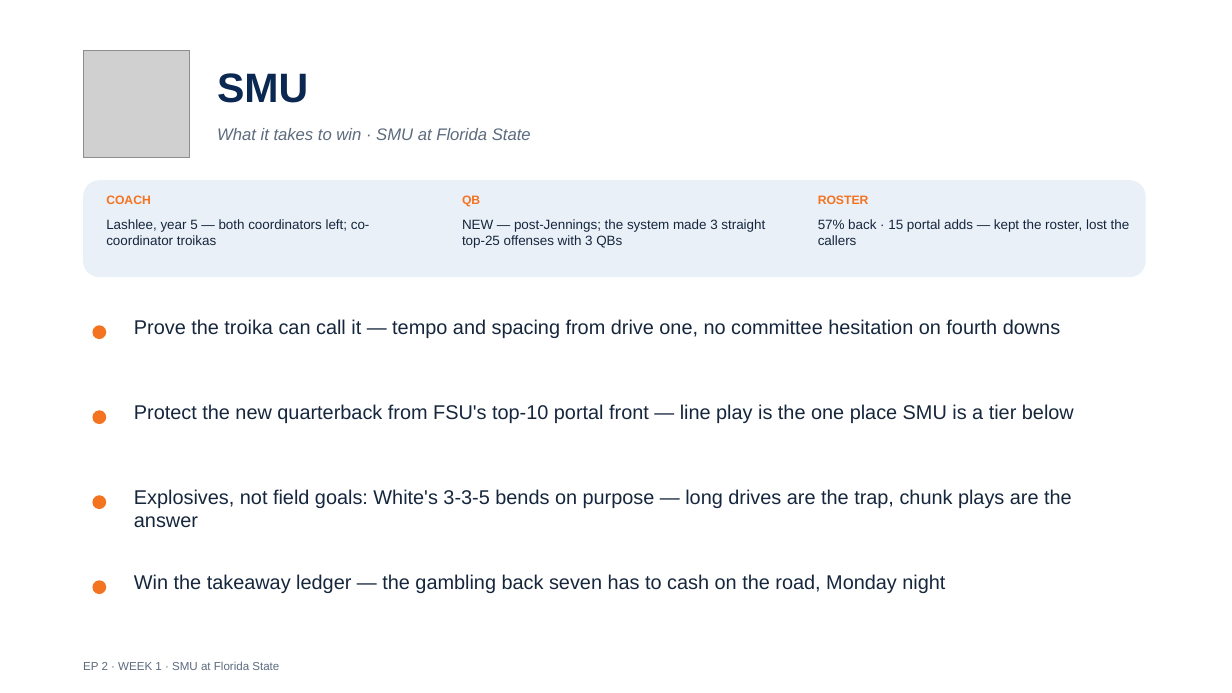
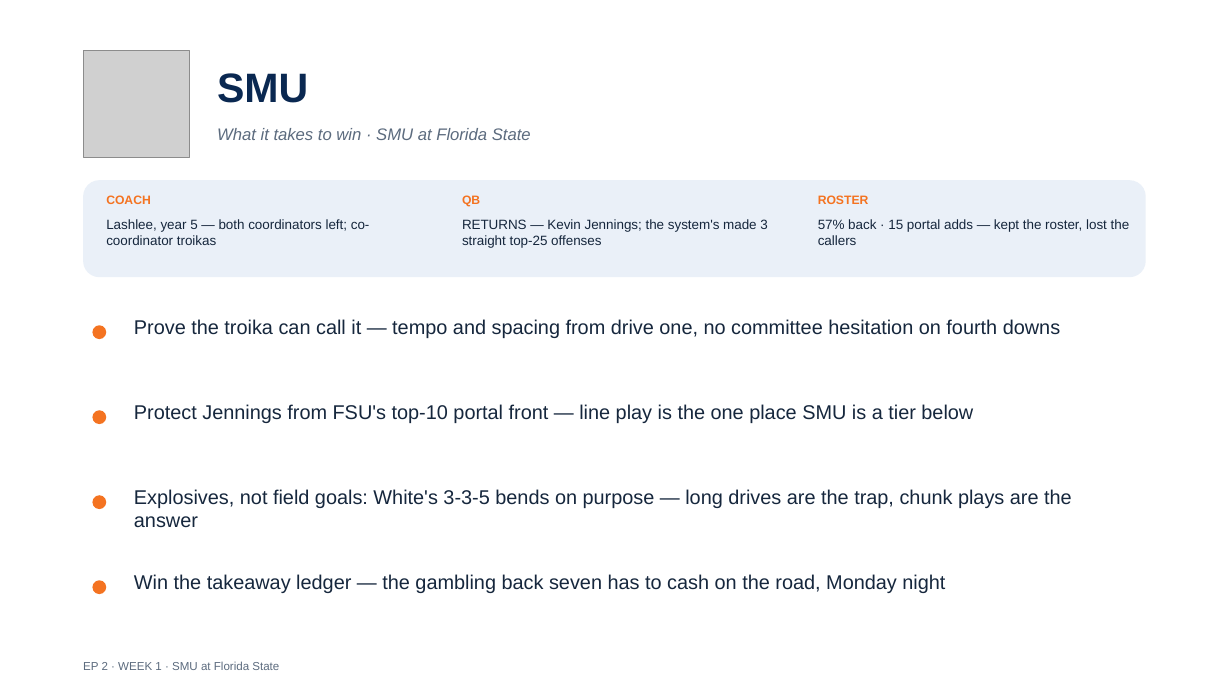
Before and after one commit to lucasalvarezflorida-lab/ncaa-fbs-analytics, a slide deck: slide 16 of decks/2026_Week1_Episode2.pptx. Drawn at 1232x693 pixels with LibreOffice and Linux fonts; fonts in the diff are those of the drawing; grey boxes stand for pictures. Boxes give left, top, right and bottom in pixels: in the first picture for what was removed or moved away, otherwise in the second. Text is boxed around its words. In the diff, an @@ line names an element or a change of style, - is before the commit and + after.

```diff
--- a/decks/2026_Week1_Episode2.pptx
+++ b/decks/2026_Week1_Episode2.pptx
@@ text at bbox=[462, 219, 767, 248]: text changed @@
-NEW — post-Jennings; the system made 3 straight top-25 offenses with 3 QBs
+RETURNS — Kevin Jennings; the system's made 3 straight top-25 offenses
@@ text at bbox=[134, 404, 973, 423]: text changed @@
-Protect the new quarterback from FSU's top-10 portal front — line play is the one place SMU is a tier below
+Protect Jennings from FSU's top-10 portal front — line play is the one place SMU is a tier below
```
Also in this commit, not shown: 1 other slide changed, 2 other files.
